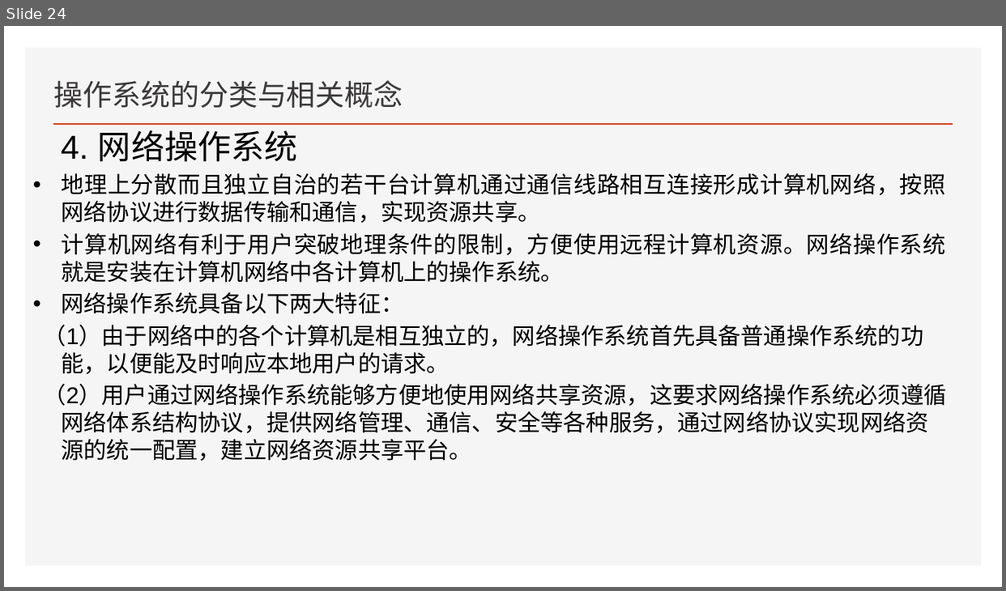
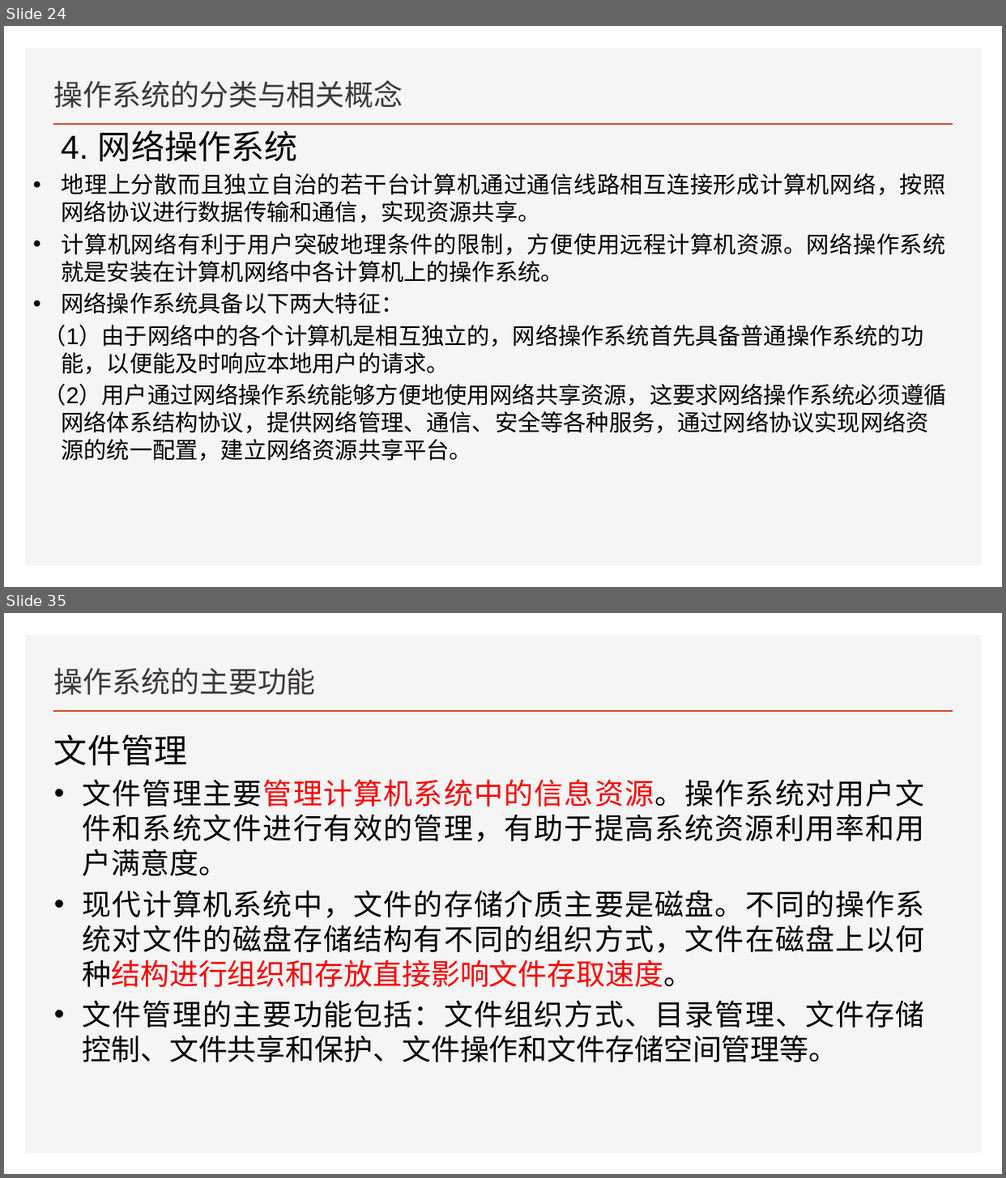
Before and after one commit to FourierAI/Operating-system, a slide deck: 导论/操作系统.pptx. Shown one above the other, each under a label of ours: slide 24 before the commit, slides 24 and 35 after it; the slides between them are not shown. The pictures are 1006x591 and 1006x1178 pixels, drawn with LibreOffice and Linux fonts; fonts in the diff are those of the drawing. Boxes give left, top, right and bottom in pixels: in the first picture for what was removed or moved away, otherwise in the second. Text is boxed around its words. In the diff, an @@ line names an element or a change of style, - is before the commit and + after.

```diff
--- a/导论/操作系统.pptx
+++ b/导论/操作系统.pptx
@@ slide 35 added at (4,613,1002,1174), background #FFFFFF; not listed: 2 template elements that a slide beside it also shows @@
@@ title added at (54,668,316,695), 28 pt, text #3B3838 @@
+操作系统的主要功能
@@ text added at (54,735,925,1063), 28 pt, text #000000 @@
+文件管理
+• 文件管理主要管理计算机系统中的信息资源。操作系统对用户文件和系统文件进行有效的管理，有助于提高系统资源利用率和用户满意度。
+• 现代计算机系统中，文件的存储介质主要是磁盘。不同的操作系统对文件的磁盘存储结构有不同的组织方式，文件在磁盘上以何种结构进行组织和存放直接影响文件存取速度。
+• 文件管理的主要功能包括：文件组织方式、目录管理、文件存储控制、文件共享和保护、文件操作和文件存储空间管理等。
```
Also in this commit, not shown: 2 slides changed, 18 other slides added.
